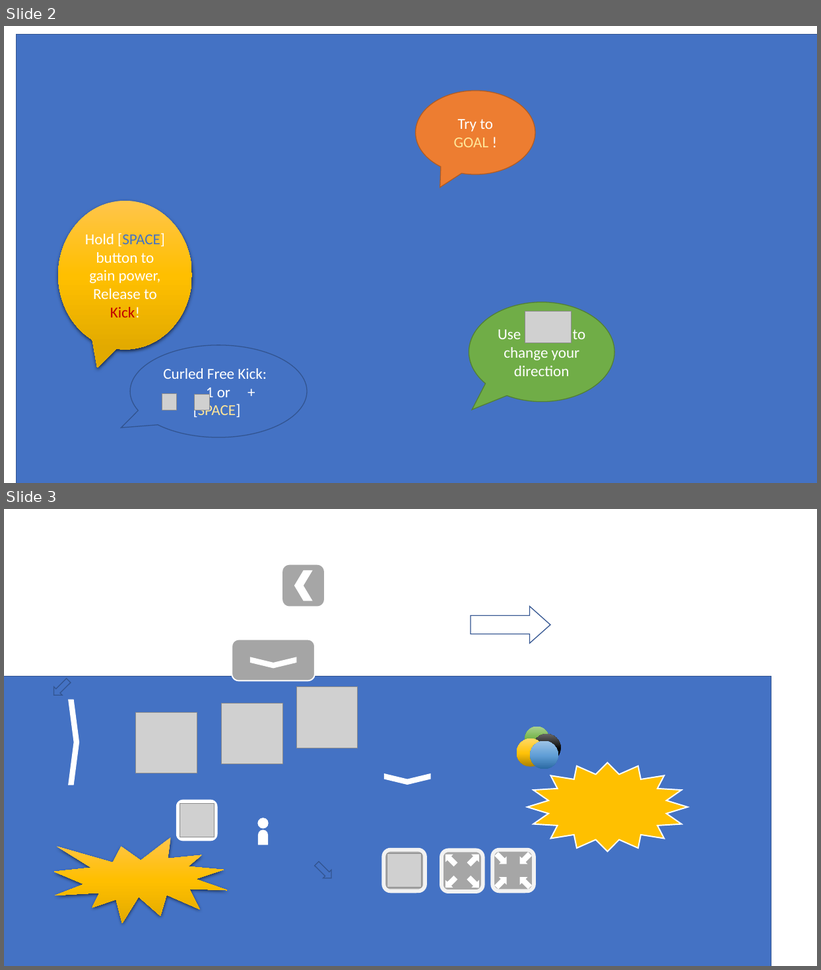
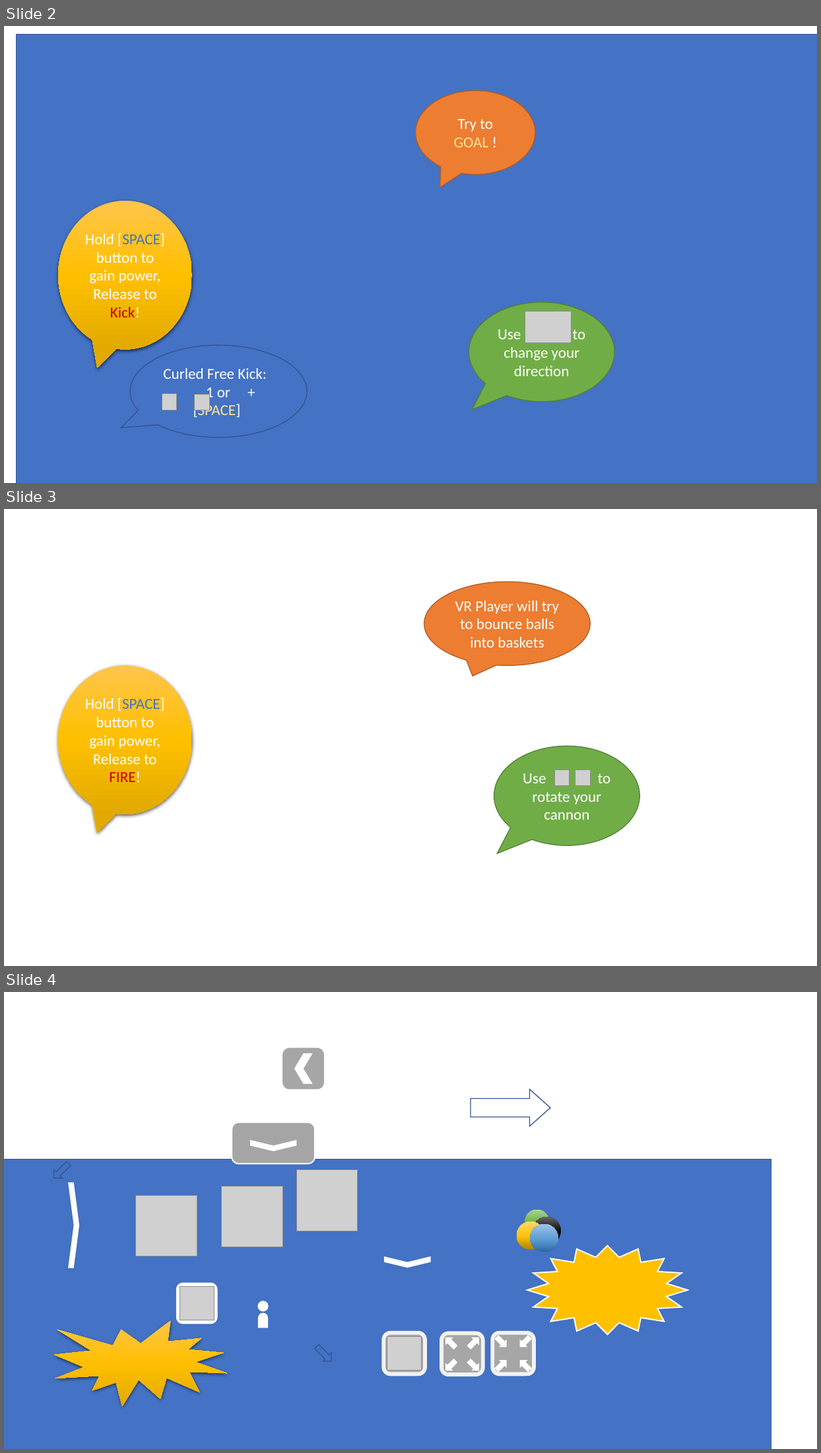
Before and after one commit to dyzsunson/BunnyBall_VR, a slide deck: Document/Rabbit_Tutorial.pptx. Shown one above the other, each under a label of ours: slides 2 and 3 before the commit, slides 2, 3 and 4 after it. The pictures are 821x970 and 821x1453 pixels, drawn with LibreOffice and Linux fonts; fonts in the diff are those of the drawing; grey boxes stand for pictures; background and template pictures are left out. Boxes give left, top, right and bottom in pixels: in the first picture for what was removed or moved away, otherwise in the second. Text is boxed around its words. In the diff, an @@ line names an element or a change of style, - is before the commit and + after.

```diff
--- a/Document/Rabbit_Tutorial.pptx
+++ b/Document/Rabbit_Tutorial.pptx
@@ slide 3 added at [4,509,817,966], background picture (left out) @@
@@ speech bubble added at [424,582,590,666], fill #ED7D31, outline #AF5C24 1 pt, 18 pt, text #FFFFFF @@
+VR Player will try to bounce balls into baskets
@@ speech bubble added at [58,666,192,815], fill gradient #FFC64B to #FFC000 to #E3AB00, 18 pt, text #FFFFFF @@
+Hold [SPACE] button to gain power,
+Release to FIRE!
@@ speech bubble added at [494,747,640,846], fill #70AD47, outline #538035 1 pt, 18 pt, text #FFFFFF @@
+Use to rotate your cannon
@@ picture added at [555,770,570,786] @@
@@ picture added at [576,770,591,786] @@
@@ what was slide 3 is now slide 4 @@
```
Also in this commit, not shown: 1 slide changed, 39 other files.
